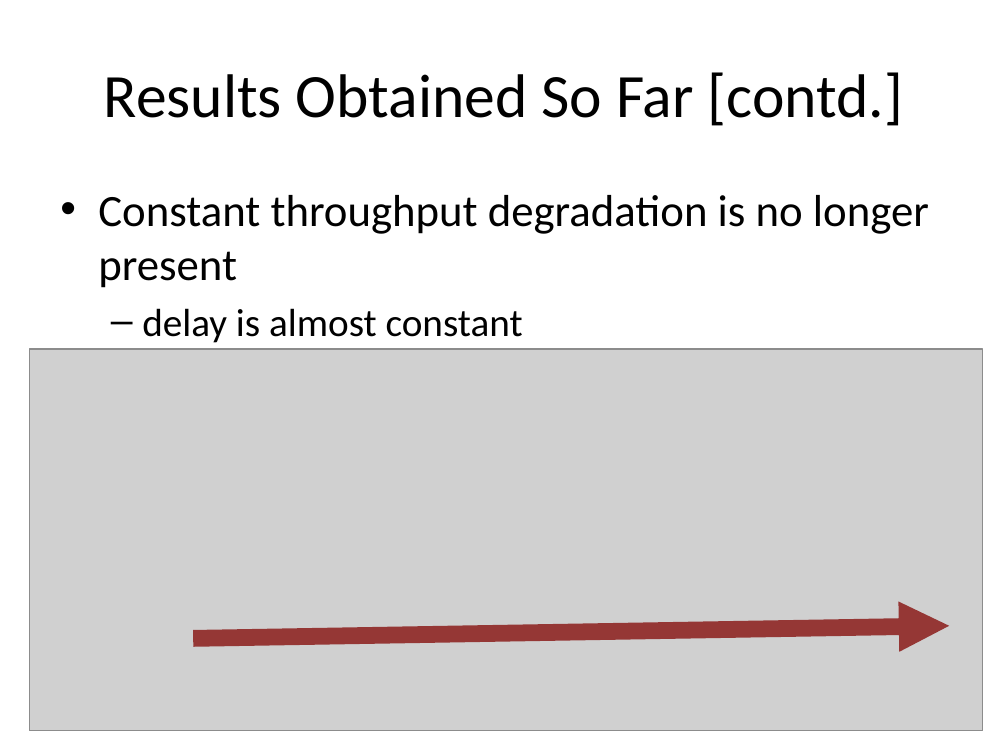
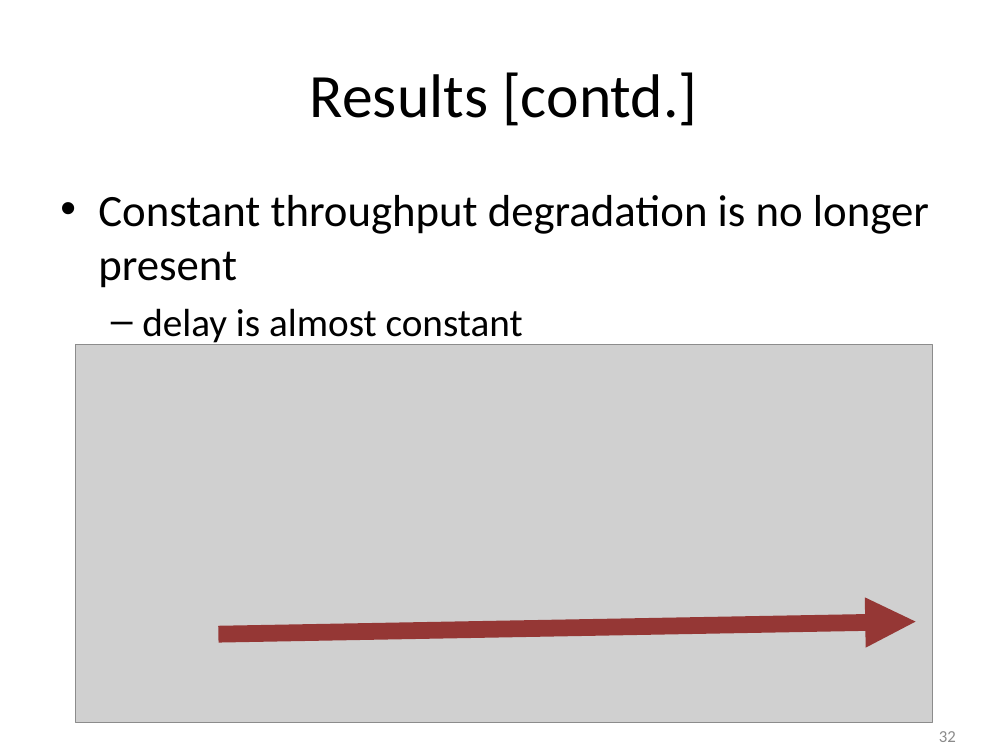
Before and after one commit to takhandipu/MSThesisPresentation, a slide deck: slide 32 of draft.pptx (slide 27 before the commit). Drawn at 1008x756 pixels with LibreOffice and Linux fonts; fonts in the diff are those of the drawing; grey boxes stand for pictures. Boxes give left, top, right and bottom in pixels: in the first picture for what was removed or moved away, otherwise in the second. Text is boxed around its words. In the diff, an @@ line names an element or a change of style, - is before the commit and + after.

```diff
--- a/draft.pptx
+++ b/draft.pptx
@@ title at box(310, 72, 697, 126): text changed @@
-Results Obtained So Far [contd.]
+Results [contd.]
@@ picture: place and size @@
-picture at box(29, 349, 983, 731)
+picture at box(76, 345, 932, 723)
@@ arrow moved from (194, 638) - (950, 626) to (219, 634) - (915, 622) @@
@@ page number at box(939, 731, 956, 742): text changed @@
-27
+32
```
Also in this commit, not shown: 8 other slides changed, 12 slides added, 7 slides removed, 2 other files.
